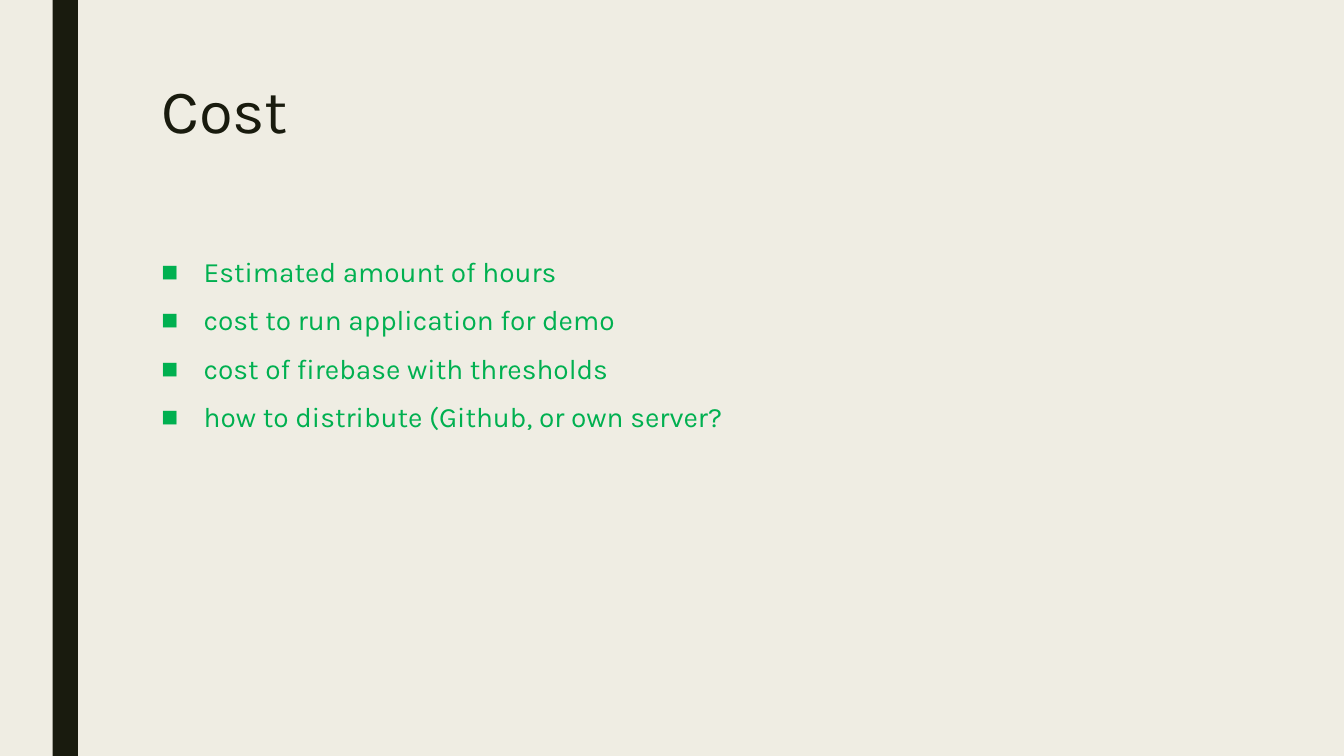
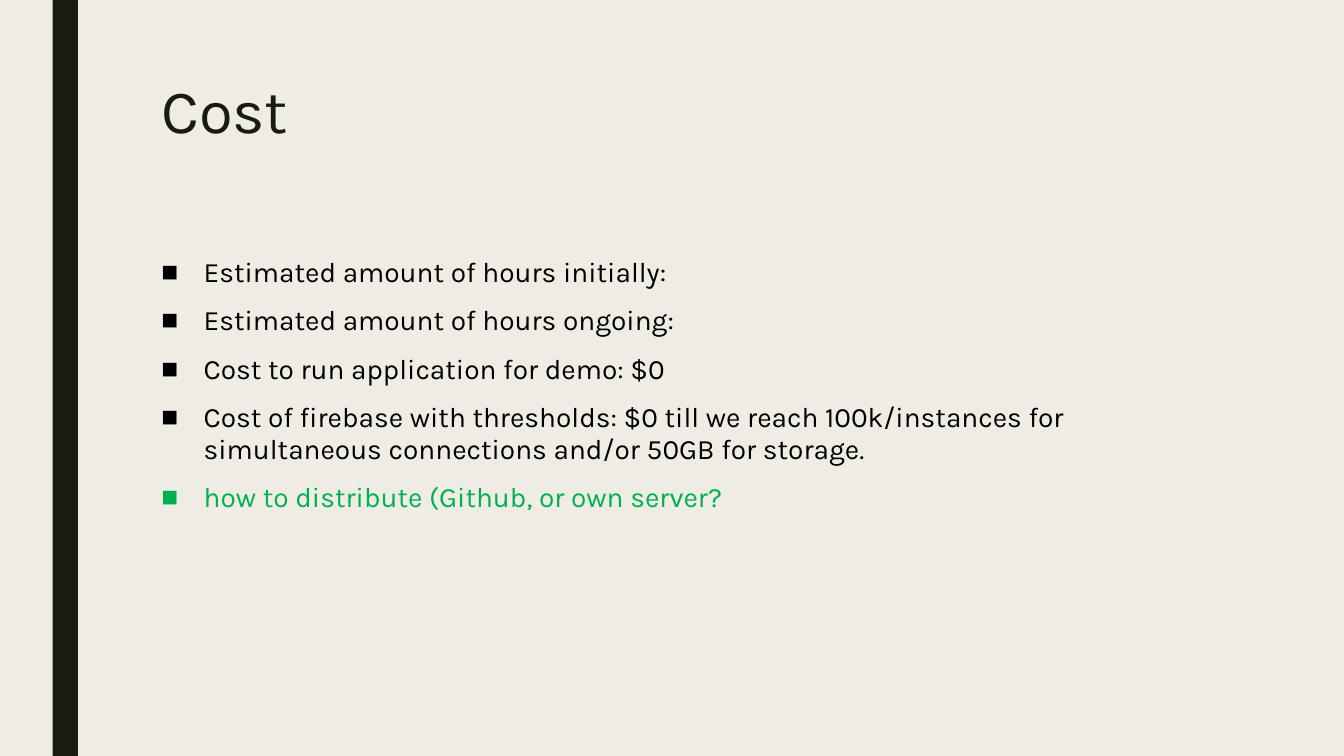
Before and after one commit to codeDeck-Learning-Tools/codeDeck, a slide deck: slide 9 of powerpoint/codeDeck.pptx. Drawn at 1344x756 pixels with LibreOffice and Linux fonts; fonts in the diff are those of the drawing. Boxes give left, top, right and bottom in pixels: in the first picture for what was removed or moved away, otherwise in the second. Text is boxed around its words. In the diff, an @@ line names an element or a change of style, - is before the commit and + after.

Commit message:
Update on cost slide

```diff
--- a/powerpoint/codeDeck.pptx
+++ b/powerpoint/codeDeck.pptx
@@ text at [204, 262, 1064, 466]: text changed; text colour #00B050 to #000000 @@
-■ Estimated amount of hours
-■ cost to run application for demo
-■ cost of firebase with thresholds
+■ Estimated amount of hours initially:
+■ Estimated amount of hours ongoing:
+■ Cost to run application for demo: $0
+■ Cost of firebase with thresholds: $0 till we reach 100k/instances for simultaneous connections and/or 50GB for storage.
```
